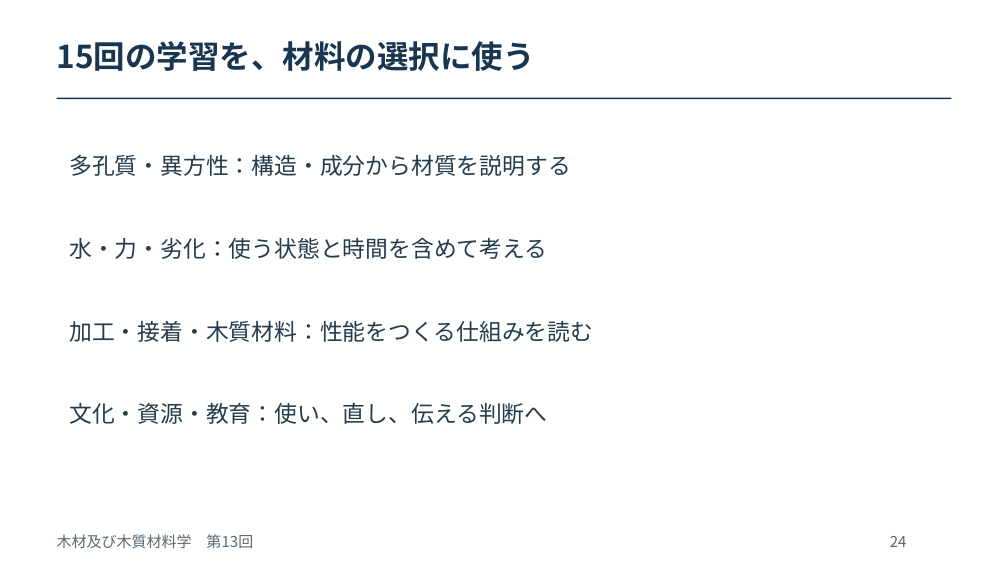
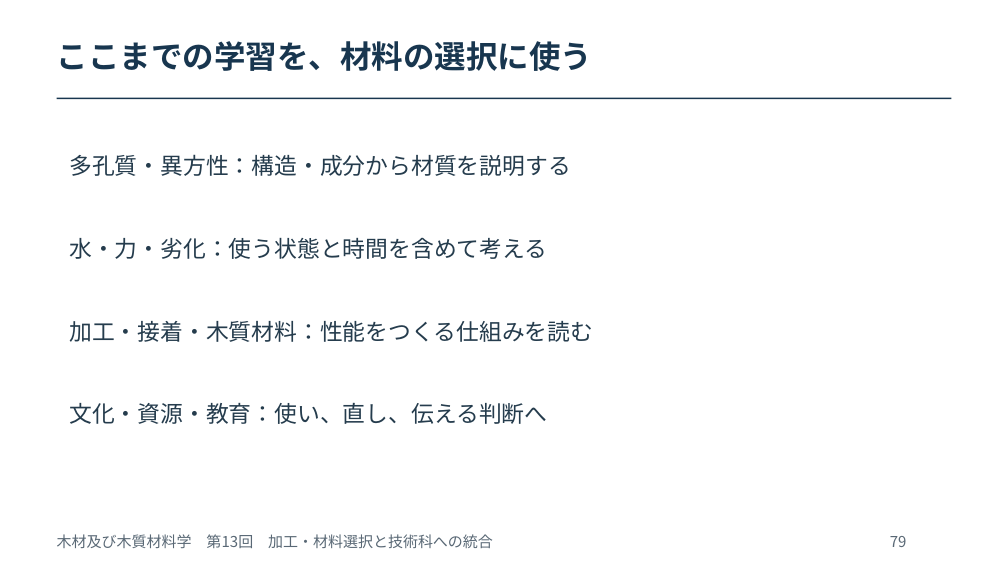
Before and after one commit to zooc-14calbp/wood-science-course, a slide deck: slide 79 of 第13回/13_授業スライド_20261101.pptx (slide 24 before the commit). Drawn at 1008x567 pixels with LibreOffice and Linux fonts; fonts in the diff are those of the drawing. Boxes give left, top, right and bottom in pixels: in the first picture for what was removed or moved away, otherwise in the second. Text is boxed around its words. In the diff, an @@ line names an element or a change of style, - is before the commit and + after.

Commit message:
第13回を82枚・88分47秒へ増補し、受講確認票と全回の時間内訳を整備

```diff
--- a/第13回/13_授業スライド_20261101.pptx
+++ b/第13回/13_授業スライド_20261101.pptx
@@ text at (57,41,592,71): text changed @@
-15回の学習を、材料の選択に使う
+ここまでの学習を、材料の選択に使う
@@ text at (57,534,493,548): text changed @@
-木材及び木質材料学 第13回
+木材及び木質材料学 第13回 加工・材料選択と技術科への統合
@@ text at (890,536,907,547): text changed @@
-24
+79
```
Also in this commit, not shown: 24 other slides changed, 57 slides added, 28 other files.
